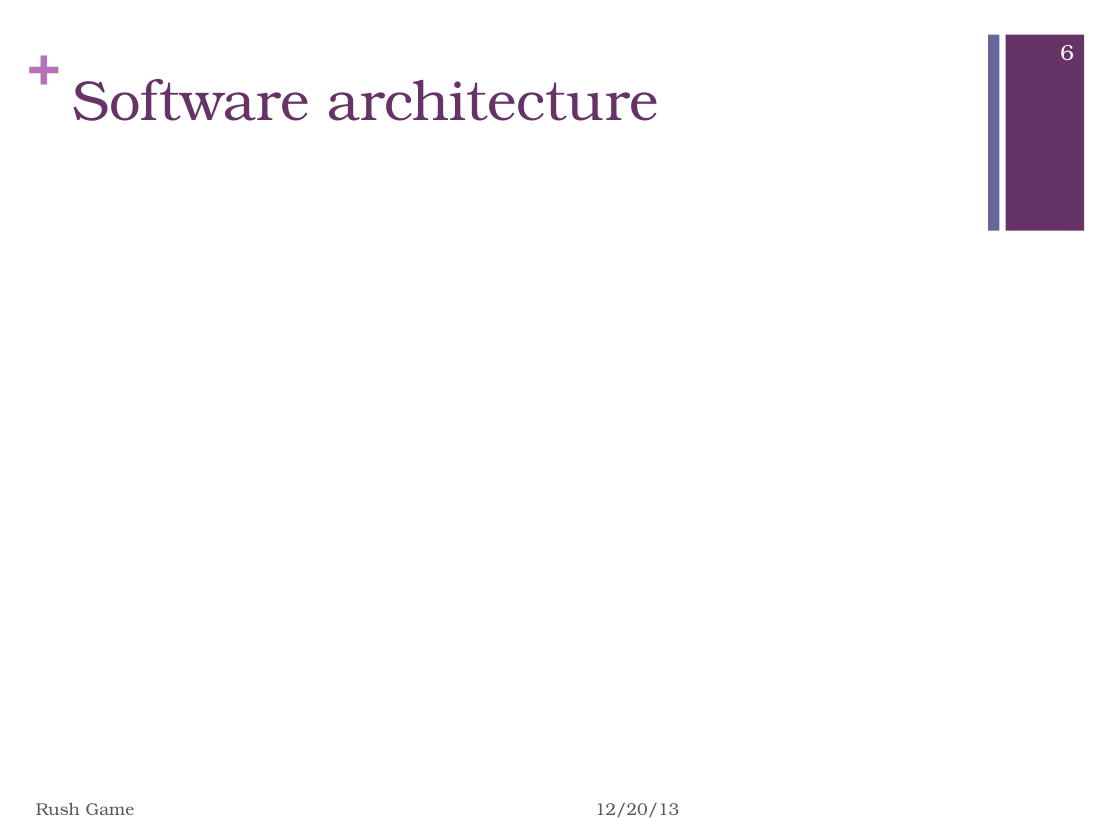
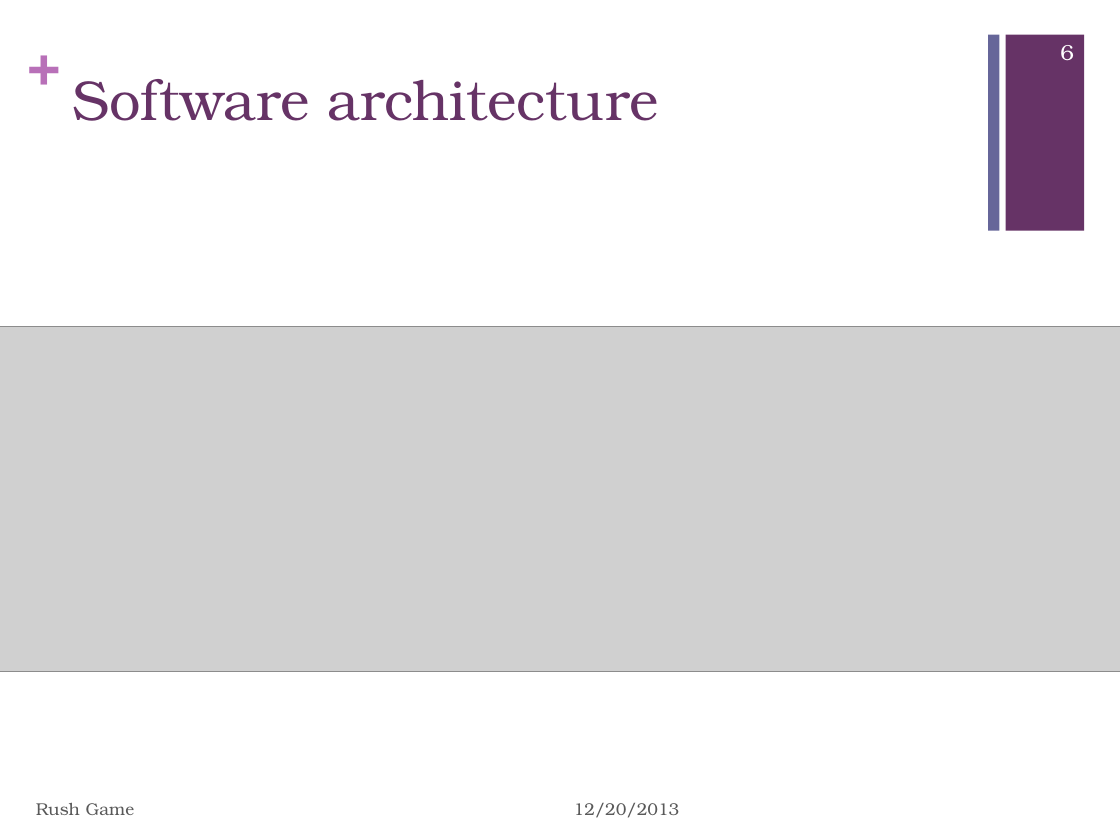
Before and after one commit to lumintos/rushgame, a slide deck: slide 6 of References/RUSH GAME.pptx. Drawn at 1120x840 pixels with LibreOffice and Linux fonts; fonts in the diff are those of the drawing; grey boxes stand for pictures; background and template pictures are left out. Boxes give left, top, right and bottom in pixels: in the first picture for what was removed or moved away, otherwise in the second. Text is boxed around its words. In the diff, an @@ line names an element or a change of style, - is before the commit and + after.

```diff
--- a/References/RUSH GAME.pptx
+++ b/References/RUSH GAME.pptx
@@ picture added at <box>0,327,1120,672</box> @@
@@ text at <box>574,802,680,818</box>: text changed @@
-12/20/13
+12/20/2013
```
Also in this commit, not shown: 11 other slides changed.
